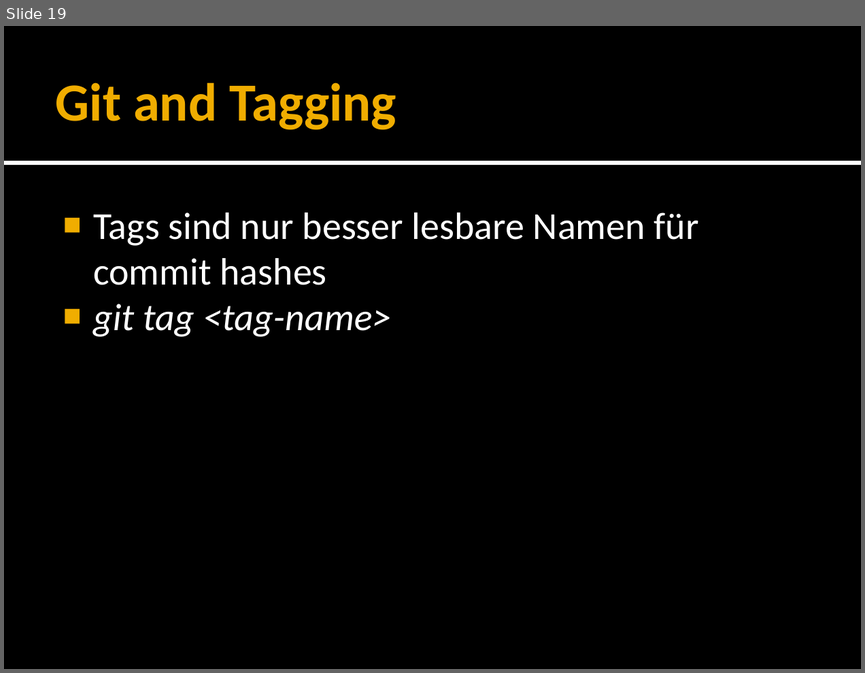
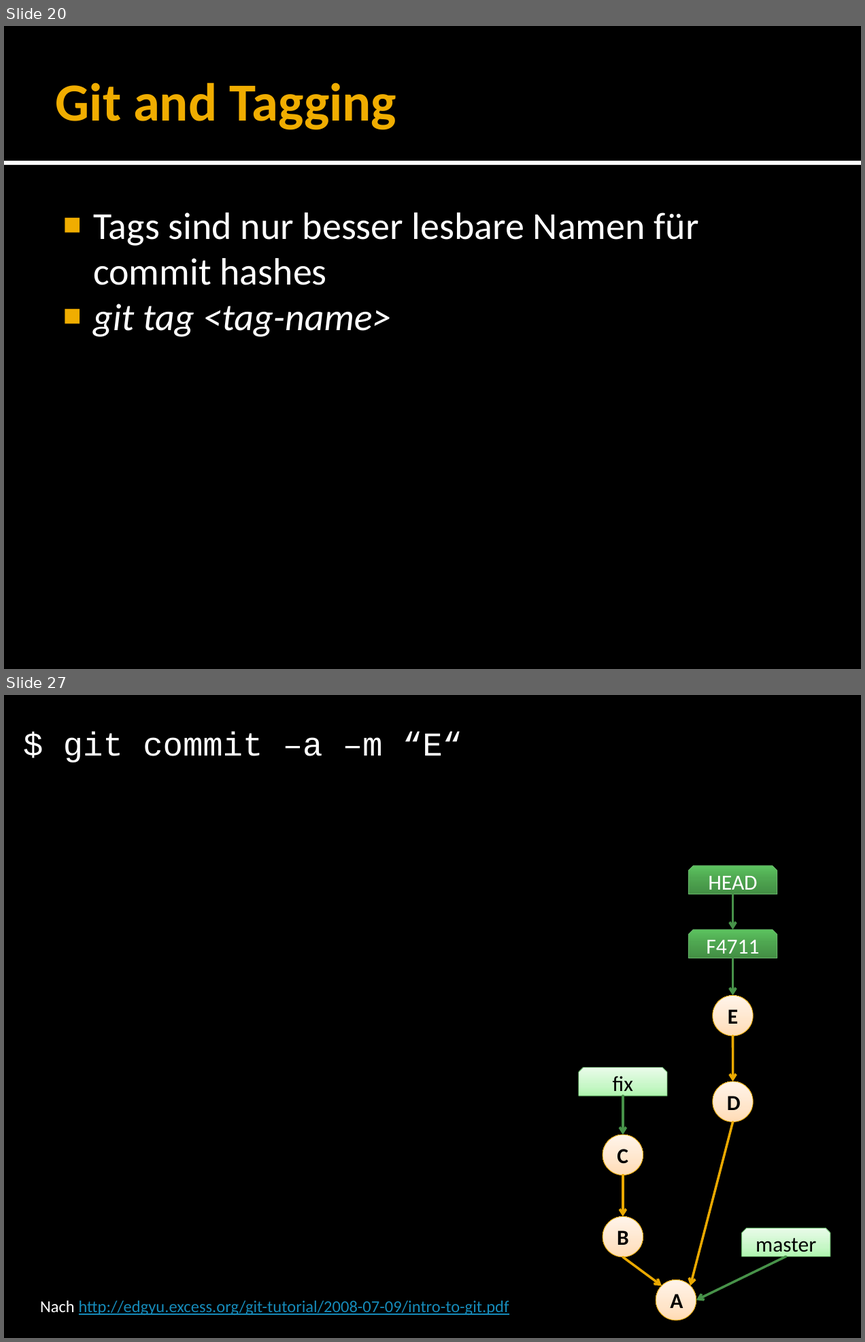
Before and after one commit to forki/GitTalk, a slide deck: GitTalk.pptx. Shown one above the other, each under a label of ours: slide 19 before the commit, slides 20 and 27 after it; the slides between them are not shown. The pictures are 865x673 and 865x1342 pixels, drawn with LibreOffice and Linux fonts; fonts in the diff are those of the drawing. Boxes give left, top, right and bottom in pixels: in the first picture for what was removed or moved away, otherwise in the second. Text is boxed around its words. In the diff, an @@ line names an element or a change of style, - is before the commit and + after.

```diff
--- a/GitTalk.pptx
+++ b/GitTalk.pptx
@@ slide 27 added at (4,695,861,1338), background #000000 @@
@@ text added at (63,732,462,762), 28 pt, text #FFFFFF @@
+$ git commit –a –m “E“
@@ snip same rect added at (689,866,777,894), fill gradient #438F45 to #4FA851 to #5CC35F, outline #67B569 0.5 pt, 18 pt, text #FFFFFF @@
+HEAD
@@ arrow added from (732, 894) to (732, 930), #479249 2 pt @@
@@ snip same rect added at (689,930,777,958), fill gradient #438F45 to #4FA851 to #5CC35F, outline #67B569 0.5 pt, 18 pt, text #FFFFFF @@
+F4711
@@ arrow added from (732, 958) to (732, 995), #479249 2 pt @@
@@ ellipse added at (713,995,753,1035), fill gradient #FFDBB5 to #FFE5CB to #FFF5EB, outline #EBA900 0.5 pt, 18 pt, text #000000, bold @@
+E
@@ arrow added from (732, 1036) to (732, 1081), #EBA900 2 pt @@
@@ snip same rect added at (578,1067,666,1095), fill gradient #B0F6B1 to #C8F8C8 to #E9FDE9, outline #67B569 0.5 pt, 18 pt, text #000000 @@
+fix
@@ ellipse added at (713,1081,753,1121), fill gradient #FFDBB5 to #FFE5CB to #FFF5EB, outline #EBA900 0.5 pt, 18 pt, text #000000, bold @@
+D
@@ arrow added from (623, 1096) to (623, 1134), #479249 2 pt @@
@@ arrow added from (732, 1121) to (690, 1285), #EBA900 2 pt @@
@@ ellipse added at (603,1134,643,1175), fill gradient #FFDBB5 to #FFE5CB to #FFF5EB, outline #EBA900 0.5 pt, 18 pt, text #000000, bold @@
+C
@@ arrow added from (623, 1175) to (623, 1216), #EBA900 2 pt @@
@@ ellipse added at (603,1216,643,1256), fill gradient #FFDBB5 to #FFE5CB to #FFF5EB, outline #EBA900 0.5 pt, 18 pt, text #000000, bold @@
+B
@@ snip same rect added at (742,1228,830,1256), fill gradient #B0F6B1 to #C8F8C8 to #E9FDE9, outline #67B569 0.5 pt, 18 pt, text #000000 @@
+master
@@ arrow added from (623, 1257) to (661, 1285), #EBA900 2 pt @@
@@ arrow added from (786, 1256) to (696, 1300), #479249 2 pt @@
@@ ellipse added at (656,1279,696,1320), fill gradient #FFDBB5 to #FFE5CB to #FFF5EB, outline #EBA900 0.5 pt, 18 pt, text #000000, bold @@
+A
@@ text added at (40,1300,509,1314), 14 pt, text #168BBA, underline @@
+Nach http://edgyu.excess.org/git-tutorial/2008-07-09/intro-to-git.pdf
@@ what was slide 19 is now slide 20 @@
```
Also in this commit, not shown: 5 slides changed, 19 other slides added, 1 other file.
